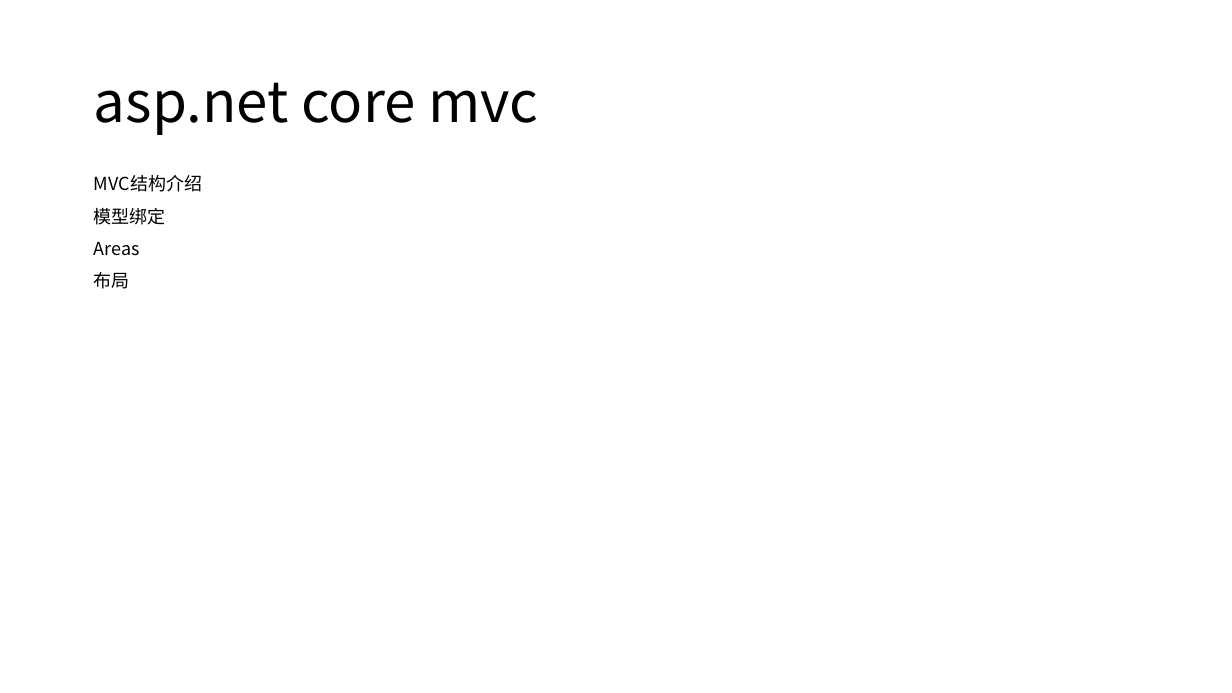
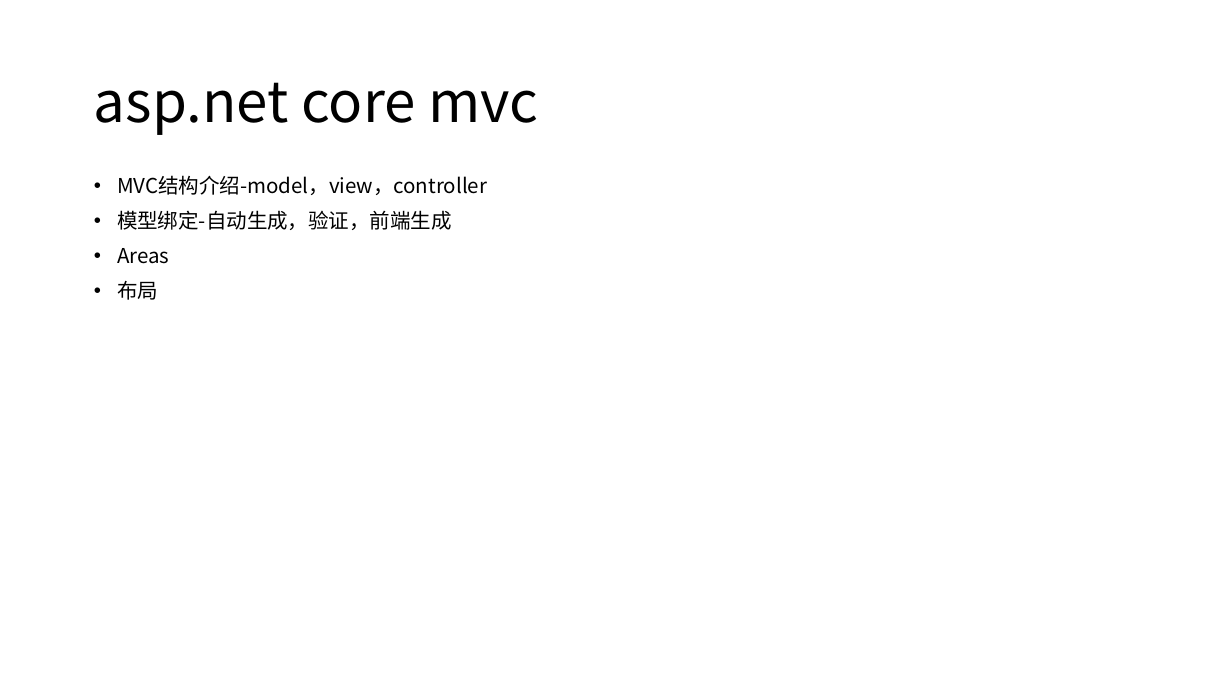
Before and after one commit to axzxs2001/aspnetcore5.0, a slide deck: slide 7 of aspnetcore3.0course/docs/aspnetcore3.0course.pptx (slide 6 before the commit). Drawn at 1232x693 pixels with LibreOffice and Linux fonts; fonts in the diff are those of the drawing. Boxes give left, top, right and bottom in pixels: in the first picture for what was removed or moved away, otherwise in the second. Text is boxed around its words. In the diff, an @@ line names an element or a change of style, - is before the commit and + after.

```diff
--- a/aspnetcore3.0course/docs/aspnetcore3.0course.pptx
+++ b/aspnetcore3.0course/docs/aspnetcore3.0course.pptx
@@ text at [117,175,487,230]: text changed; size 14 to 16 pt @@
-MVC结构介绍
-模型绑定
+• MVC结构介绍-model，view，controller
+• 模型绑定-自动生成，验证，前端生成
@@ text at [117,248,169,300]: size 14 to 16 pt in "Areas", "布局"; bullet none to • @@
```
Also in this commit, not shown: 9 other slides changed, 6 slides added, 3 other files.
